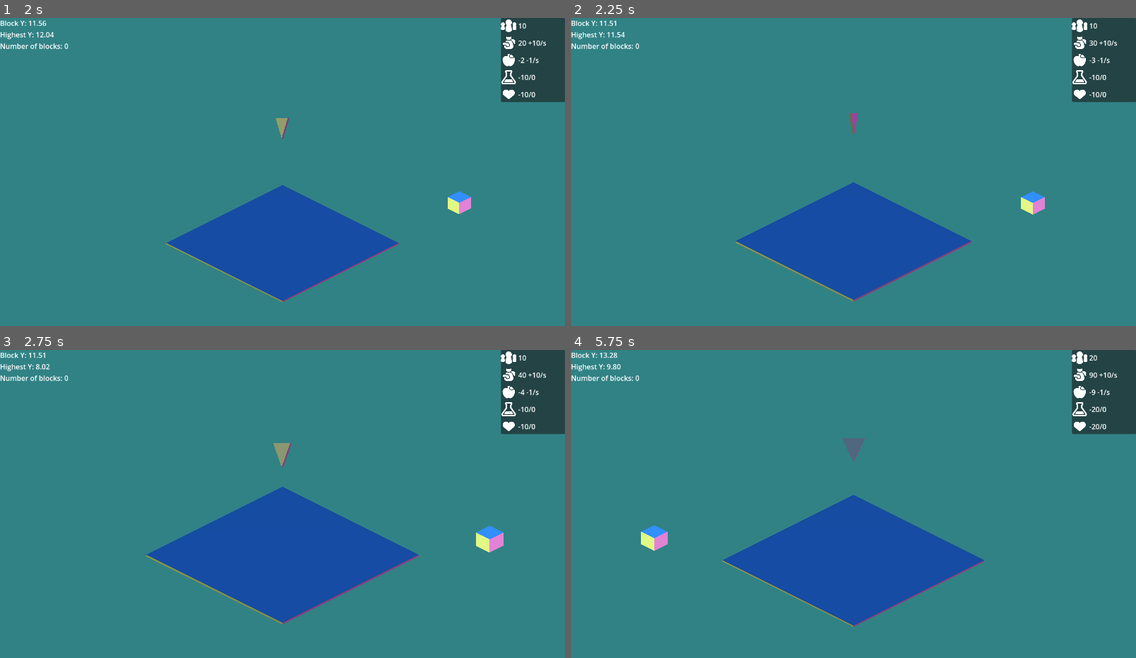
Above: before the commit, frames 1-4 (two rows, left to right).
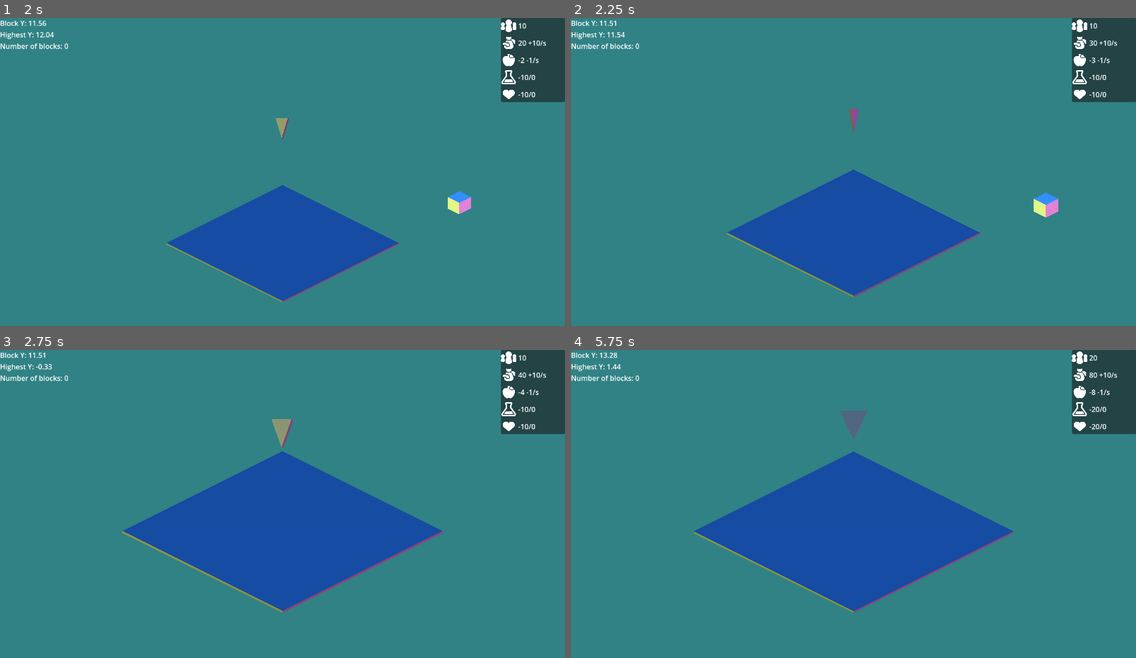
Above: after the commit, the same moments.

Repository: dream-team-reborn/godot-wild-jam-73
Game: Godot game, scene res://scenes/game.tscn
Same seed, same stepped clock (60 frames per second), same inputs: the game is played once before the commit and once after it. The engine's default icon, where the game draws it, is replaced by a stand-in: a white triangle on a blue panel in a dark square.
Inputs (mouse positions are in pixels of both pictures, inside the frame that each line leads up to):
- Up to frame 1 (2 s): move the mouse to (406, 159) at 0.52 s; hold Right (move_right) 0.53-1.25 s; hold Space (confirm) 0.53-1.25 s; click (406, 159) at 0.67 s; drag from (169, 193) to (254, 239) at 1.27 s
- Up to frame 2 (2.25 s): move the mouse to (910, 107) at 2.02 s; hold Right (move_right) from 2.03 s (still down); hold Space (confirm) from 2.03 s (still down)
- Up to frame 3 (2.75 s): keep holding Right (move_right); keep holding Space (confirm)
- Up to frame 4 (5.75 s): release Right (move_right) at 2.75 s; release Space (confirm) at 2.75 s; drag from (825, 571) to (684, 460) at 2.77 s; move the mouse to (1023, 556) at 3.52 s; hold Left (move_left) 3.53-4.25 s; hold Space (confirm) 3.53-4.25 s; drag from (684, 460) to (768, 430) at 4.27 s; move the mouse to (881, 507) at 5.02 s; hold Down (move_down) from 5.03 s (still down); hold Space (confirm) from 5.03 s (still down); click (881, 507) at 5.17 s

Frame 1 is identical in both runs. In frame 2, 3.0% of the frame differs, in the area x 27-87%, y 29-92%; in frame 3, 8.6%; in frame 4, 9.9%, in the area x 6-93%, y 4-90%.

Commit message:
release with violence!

Diff:
--- a/scripts/module.gd
+++ b/scripts/module.gd
@@ -56,3 +56,4 @@
 
 func release_player_control():
 	change_state(State.FALLING)
+	linear_velocity = Vector3(0, -20, 0)
--- a/scripts/module_spawner.gd
+++ b/scripts/module_spawner.gd
@@ -19,14 +19,10 @@
 		if last_spawned.state == Module.State.MOVING:
 			last_spawned.release_player_control()
 			return
+		last_spawned.release_player_control()
 
 	var module_instance = module_scene.instantiate() as Module
 	module_instance.block = %BlockFactory.get_random_block()
 	add_child(module_instance)
-
-	if last_spawned != null:
-		last_spawned.release_player_control()
-
 	last_spawned = module_instance
-
 	module_instance.setup(%SpawnerMesh.global_position + POSITION_OFFSET)
